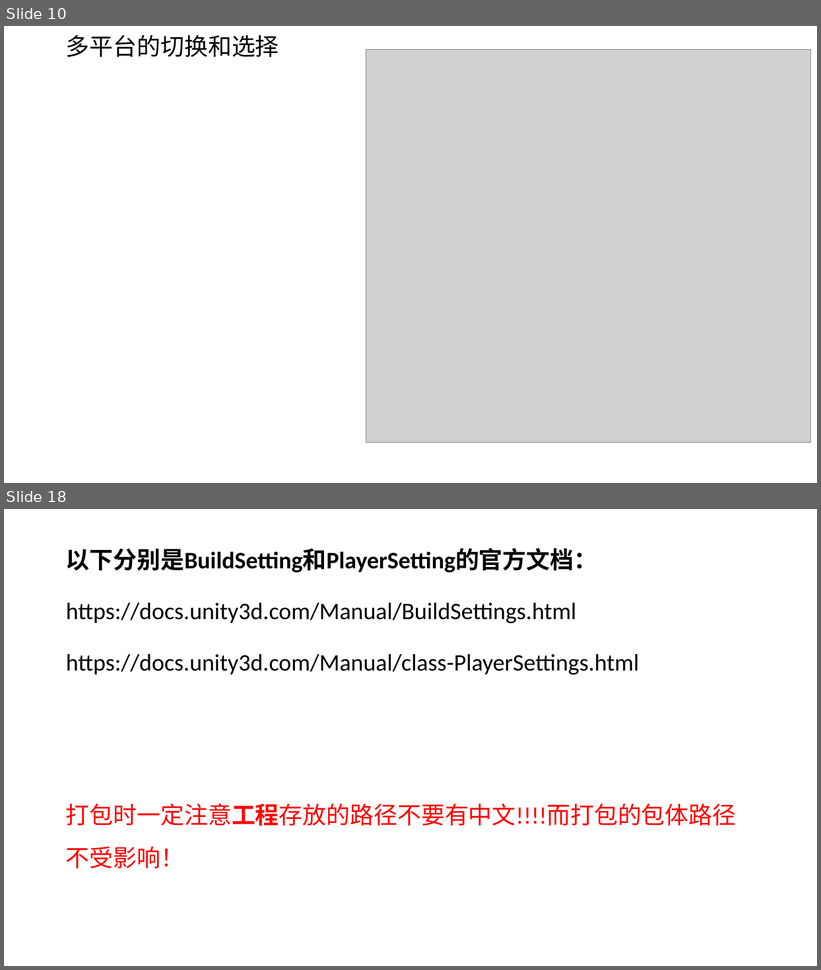
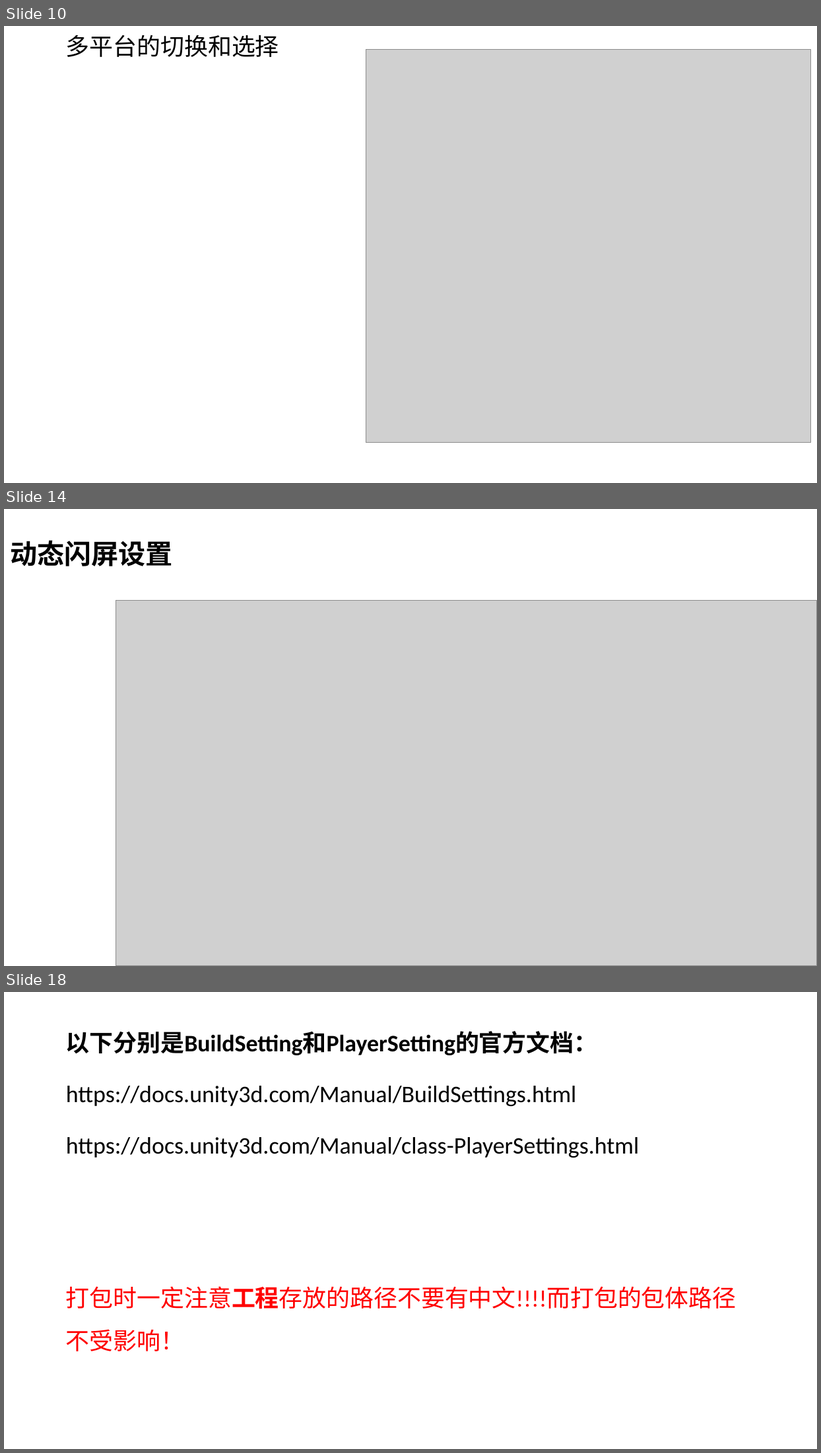
Before and after one commit to FangyeReady/Empty, a slide deck: 教学课件/20.第二十课 场景和安卓打包设置.pptx. Shown one above the other, each under a label of ours: slides 10 and 18 before the commit, slides 10, 14 and 18 after it; the slides between them are not shown. The pictures are 821x970 and 821x1453 pixels, drawn with LibreOffice and Linux fonts; fonts in the diff are those of the drawing; grey boxes stand for pictures. Boxes give left, top, right and bottom in pixels: in the first picture for what was removed or moved away, otherwise in the second. Text is boxed around its words. In the diff, an @@ line names an element or a change of style, - is before the commit and + after.

```diff
--- a/教学课件/20.第二十课 场景和安卓打包设置.pptx
+++ b/教学课件/20.第二十课 场景和安卓打包设置.pptx
@@ slide 14 added at (x1=4, y1=509, x2=817, y2=966), background #FFFFFF @@
@@ text added at (x1=10, y1=540, x2=172, y2=566), 32 pt, text #000000, bold @@
+动态闪屏设置
@@ picture added at (x1=116, y1=601, x2=817, y2=966) @@
```
Also in this commit, not shown: 2 slides changed, 4 other slides added, 5 slides removed.
